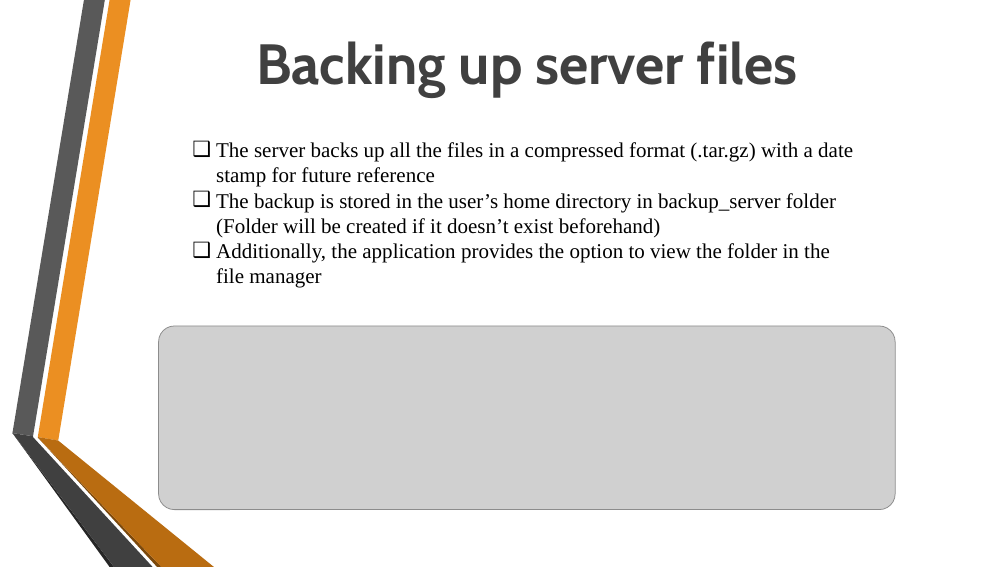
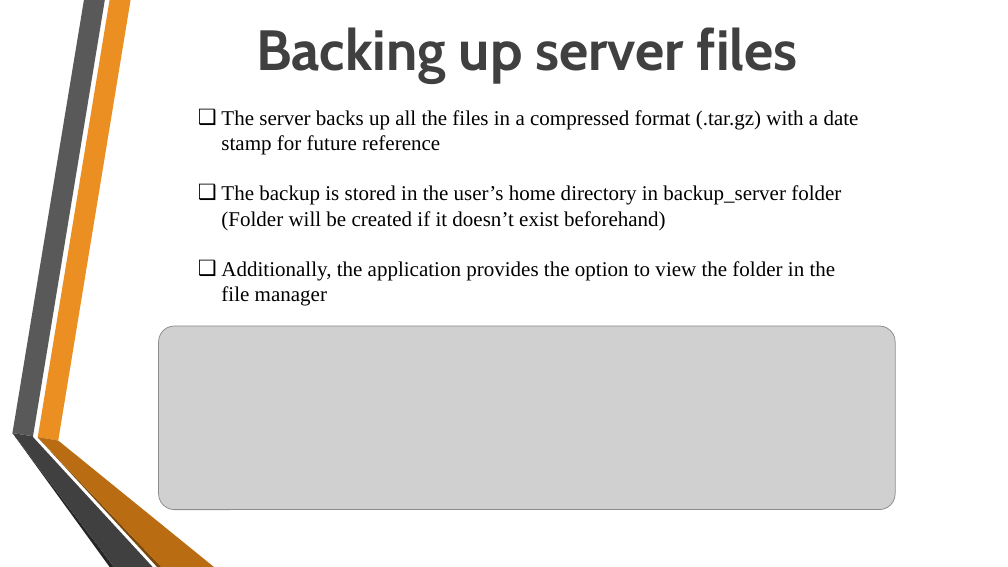
Before and after one commit to krithick14/EZ-ADMIN, a slide deck: slide 6 of Docs/Project.pptx. Drawn at 1008x567 pixels with LibreOffice and Linux fonts; fonts in the diff are those of the drawing; grey boxes stand for pictures; background and template pictures are left out. Boxes give left, top, right and bottom in pixels: in the first picture for what was removed or moved away, otherwise in the second. Text is boxed around its words. In the diff, an @@ line names an element or a change of style, - is before the commit and + after.

```diff
--- a/Docs/Project.pptx
+++ b/Docs/Project.pptx
@@ text "Backing up server files": place and size @@
-text "Backing up server files" at box(256, 41, 798, 97)
+text "Backing up server files" at box(256, 27, 798, 83)
@@ text "The server backs up all ..." rewrapped from box(216, 142, 853, 288) to box(221, 110, 859, 306) @@
```
Also in this commit, not shown: 10 other slides changed.
